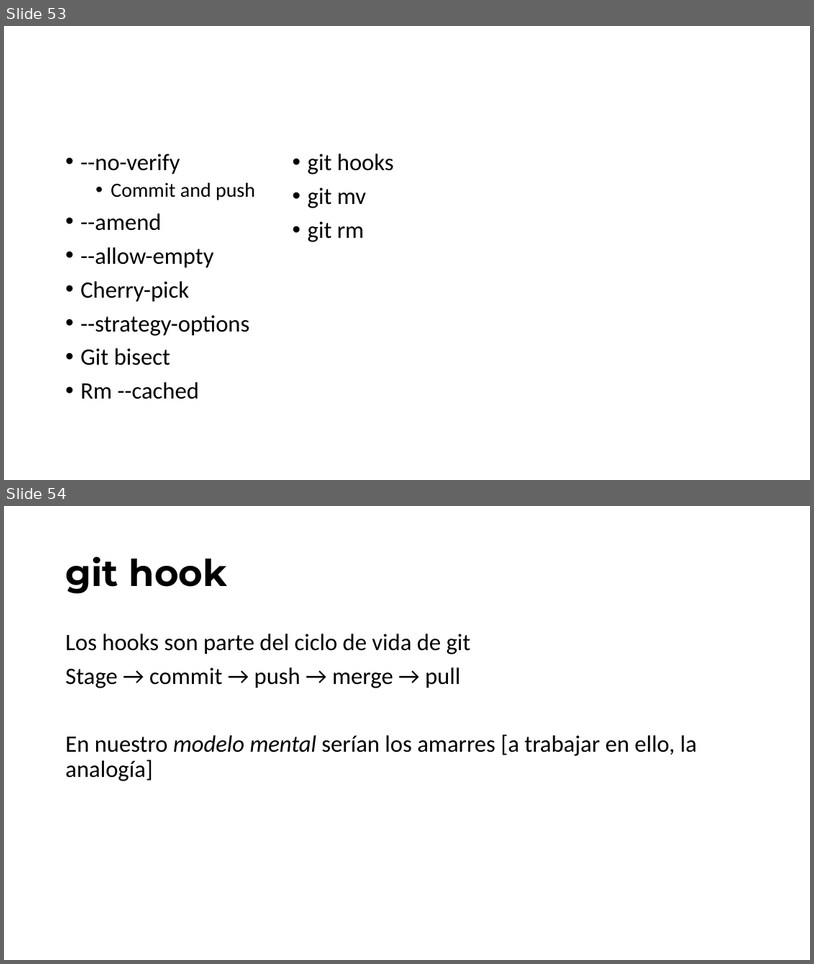
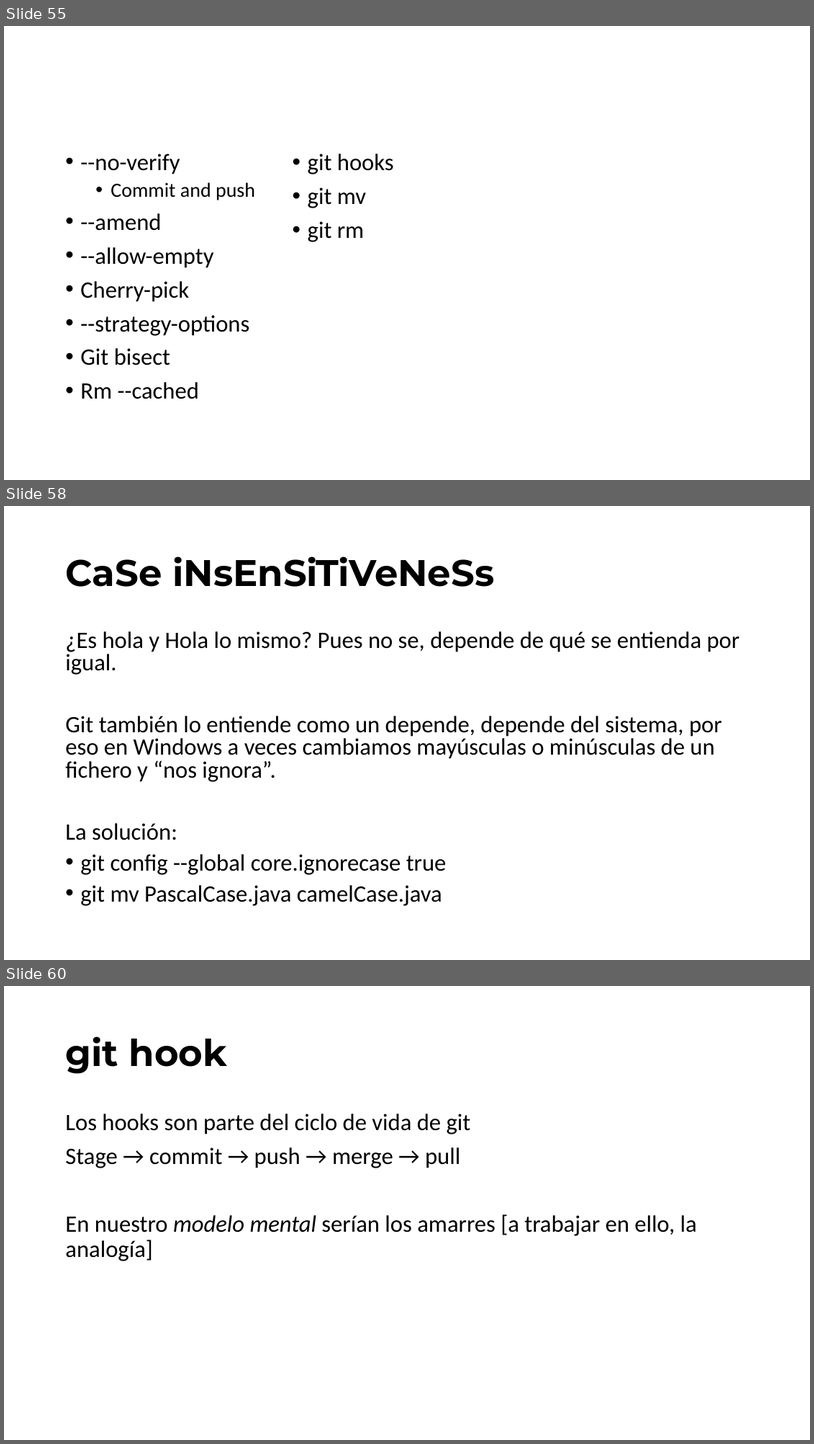
Before and after one commit to jofaval/talks-about, a slide deck: simplifying-git/fear-the-cli-no-more/simplifying-git-fear-the-cli-no-more.slides.es.pptx. Shown one above the other, each under a label of ours: slides 53 and 54 before the commit, slides 55, 58 and 60 after it; the slides between them are not shown. The pictures are 814x964 and 814x1444 pixels, drawn with LibreOffice and Linux fonts; fonts in the diff are those of the drawing. Boxes give left, top, right and bottom in pixels: in the first picture for what was removed or moved away, otherwise in the second. Text is boxed around its words. In the diff, an @@ line names an element or a change of style, - is before the commit and + after.

```diff
--- a/simplifying-git/fear-the-cli-no-more/simplifying-git-fear-the-cli-no-more.slides.es.pptx
+++ b/simplifying-git/fear-the-cli-no-more/simplifying-git-fear-the-cli-no-more.slides.es.pptx
@@ slide 58 added at [4, 506, 810, 960], background #FFFFFF @@
@@ title added at [65, 556, 494, 587], 44 pt, text #000000, bold @@
+CaSe iNsEnSiTiVeNeSs
@@ text added at [65, 631, 741, 906], 28 pt, text #000000 @@
+¿Es hola y Hola lo mismo? Pues no se, depende de qué se entienda por igual.
+Git también lo entiende como un depende, depende del sistema, por eso en Windows a veces cambiamos mayúsculas o minúsculas de un fichero y “nos ignora”.
+La solución:
+• git config --global core.ignorecase true
+• git mv PascalCase.java camelCase.java
@@ what was slide 53 is now slide 55 @@
@@ what was slide 54 is now slide 60 @@
```
Also in this commit, not shown: 3 slides changed, 5 other slides added, 1 other file.
